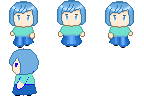
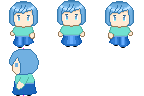
Layers edited between the first and the second 144 × 96 image:
painted on "Drawing" (1st of 4, in "Left_1") over left=14, top=63, right=35, bottom=96
hid "Line" (1st of 4, in "Left_1") over left=14, top=63, right=35, bottom=96
